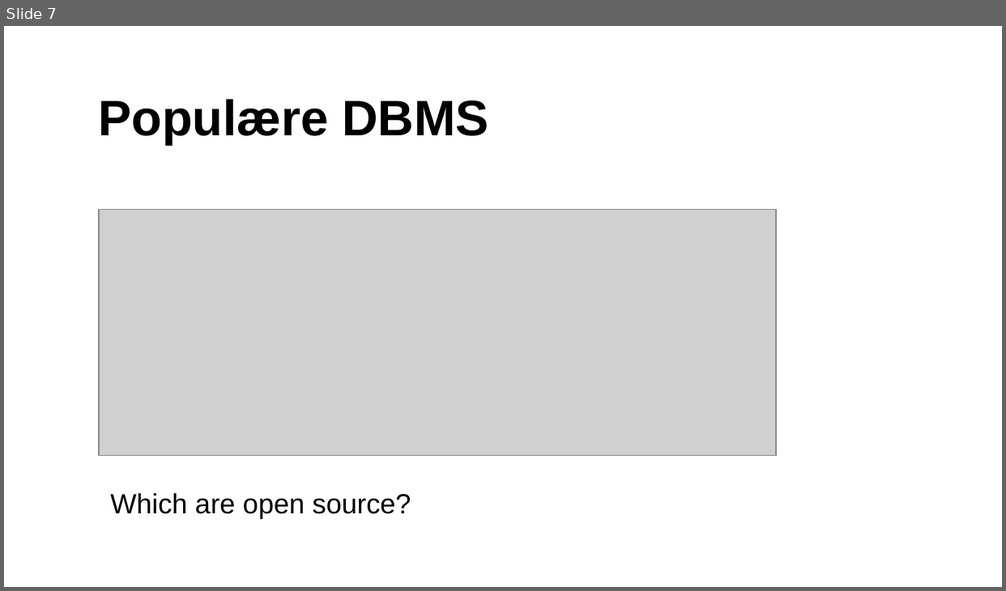
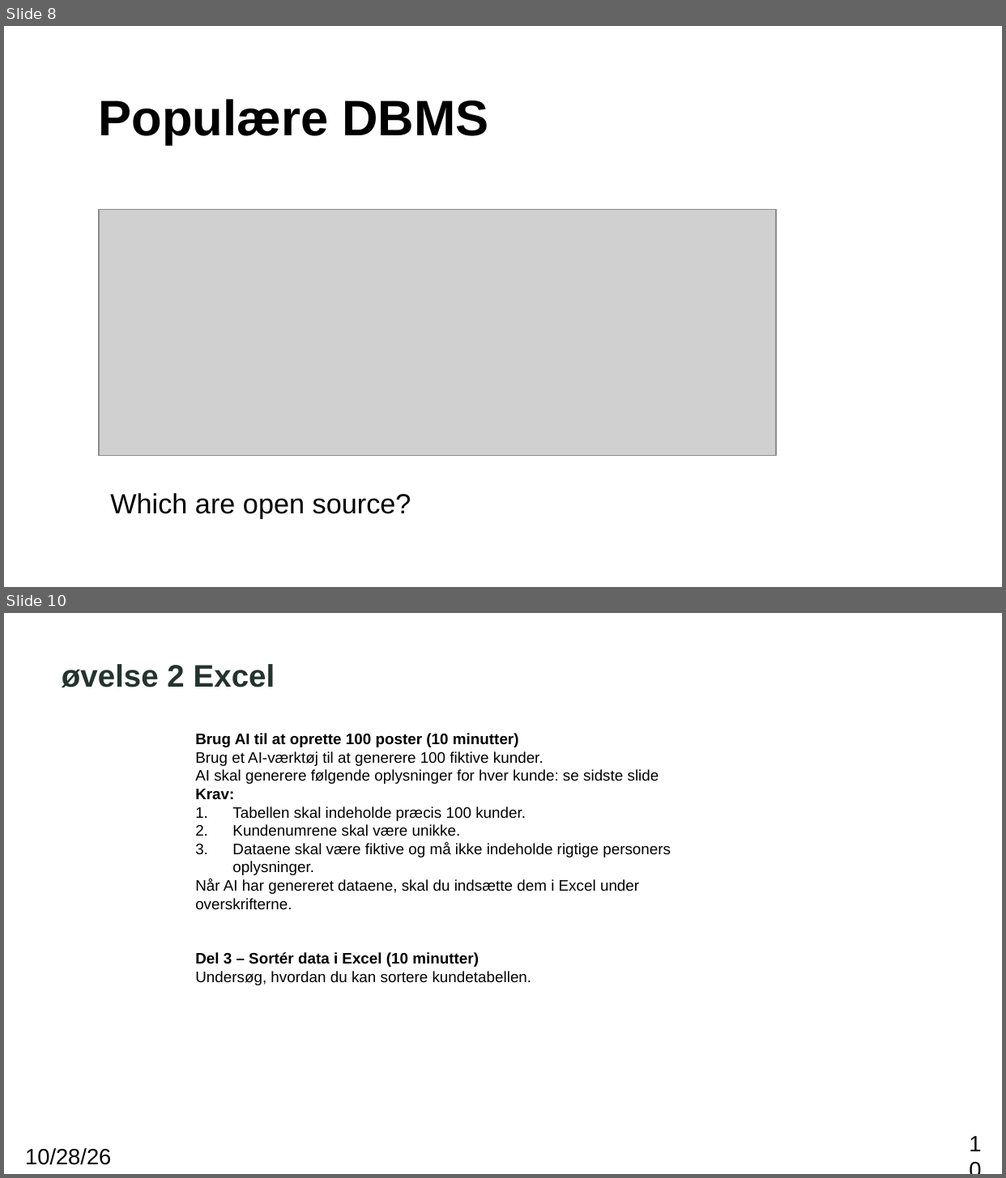
Before and after one commit to xiaoleibi/DMU26, a slide deck: DBPPT/DB Gang1Intro_mandag.pptx. Shown one above the other, each under a label of ours: slide 7 before the commit, slides 8 and 10 after it; the slides between them are not shown. The pictures are 1006x591 and 1006x1178 pixels, drawn with LibreOffice and Linux fonts; fonts in the diff are those of the drawing; grey boxes stand for pictures. Boxes give left, top, right and bottom in pixels: in the first picture for what was removed or moved away, otherwise in the second. Text is boxed around its words. In the diff, an @@ line names an element or a change of style, - is before the commit and + after.

```diff
--- a/DBPPT/DB Gang1Intro_mandag.pptx
+++ b/DBPPT/DB Gang1Intro_mandag.pptx
@@ slide 10 added at (4, 613, 1002, 1174), background #FFFFFF @@
@@ text added at (62, 664, 275, 688), 22.5 pt, text #24332D, bold @@
+øvelse 2 Excel
@@ text added at (195, 733, 671, 986), 11 pt, text #000000 @@
+Brug AI til at oprette 100 poster (10 minutter)
+Brug et AI-værktøj til at generere 100 fiktive kunder.
+AI skal generere følgende oplysninger for hver kunde: se sidste slide
+Krav:
+1. Tabellen skal indeholde præcis 100 kunder.
+2. Kundenumrene skal være unikke.
+3. Dataene skal være fiktive og må ikke indeholde rigtige personers oplysninger.
+Når AI har genereret dataene, skal du indsætte dem i Excel under overskrifterne.
+Del 3 – Sortér data i Excel (10 minutter)
+Undersøg, hvordan du kan sortere kundetabellen.
@@ page number added at (956, 1141, 991, 1171), 16 pt, text #000000 @@
+10
@@ text added at (25, 1148, 111, 1165), 16 pt, text #000000 @@
+10/28/26
@@ what was slide 7 is now slide 8 @@
```
Also in this commit, not shown: 14 slides changed, 13 other slides added, 4 slides removed.
